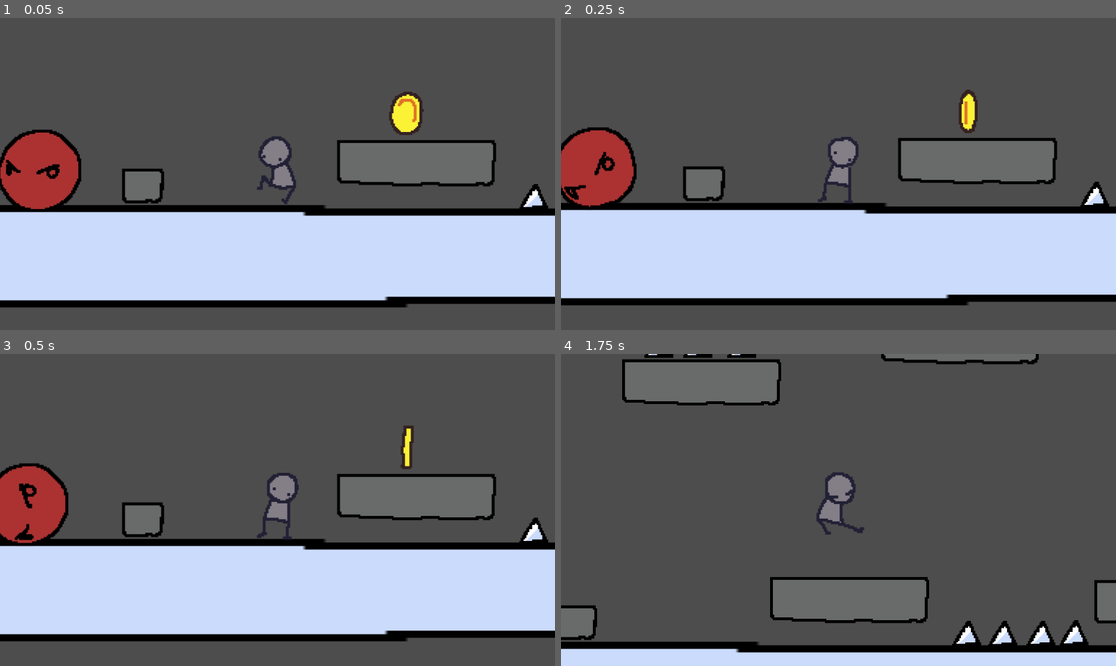
Above: before the commit, frames 1-4 (two rows, left to right).
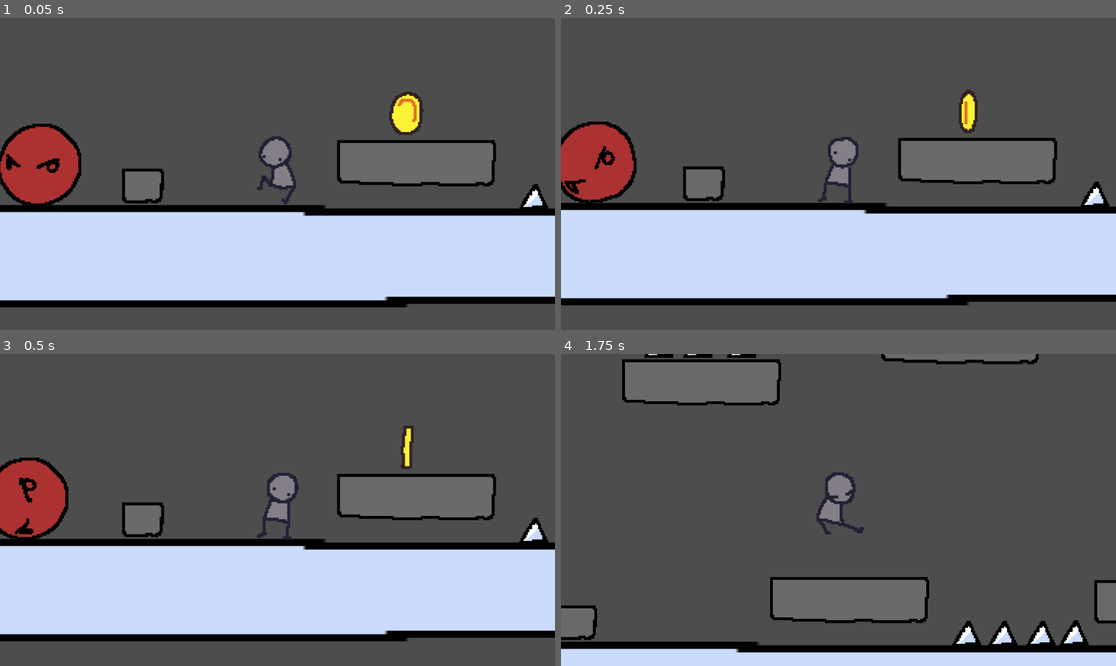
Above: after the commit, the same moments.

Repository: Helia8/platform
Game: Godot game, scene res://scenes/Level/Level1.tscn
Same seed, same stepped clock (60 frames per second), same inputs: the game is played once before the commit and once after it.
Inputs:
- Up to frame 1 (0.05 s): no input
- Up to frame 2 (0.25 s): no input
- Up to frame 3 (0.5 s): no input
- Up to frame 4 (1.75 s): tap Enter (ui_accept) at 0.5, 0.77, 1.52 s; hold Right (ui_right) from 0.53 s (still down)

The runs differ from the first frame. In frame 1, 1.2% of the frame differs, in the area x 0-15%, y 33-62%; in frame 2, 1.1%; in frame 3, 1.0%; in frame 4, nothing differs.

Commit message:
fix: enemy death sprite

Diff:
--- a/scenes/Ennemies/BasicEnnemy.tscn
+++ b/scenes/Ennemies/BasicEnnemy.tscn
@@ -125,7 +125,7 @@
 texture = ExtResource("2_06wfx")
 
 [node name="EnemyAnim" type="AnimatedSprite2D" parent="EnnemyArea" unique_id=1962338253]
-position = Vector2(0, 25)
+position = Vector2(0, 5)
 sprite_frames = SubResource("SpriteFrames_4uoob")
 animation = &"death"
 
--- a/scenes/Level/Level1.tscn
+++ b/scenes/Level/Level1.tscn
@@ -7,6 +7,7 @@
 [ext_resource type="PackedScene" uid="uid://dillxlklk13ia" path="res://scenes/Ennemies/BasicEnnemy.tscn" id="6_7s6sr"]
 [ext_resource type="PackedScene" uid="uid://bfg8snu3sq651" path="res://scenes/Platforms/BasicPlatform.tscn" id="7_4esi6"]
 [ext_resource type="PackedScene" uid="uid://lgtdme4tg6sh" path="res://scenes/Platforms/SquarePlatform.tscn" id="8_s5y6n"]
+[ext_resource type="PackedScene" uid="uid://e0qg8ljkihcb" path="res://scenes/WinFlag.tscn" id="9_rsq5u"]
 [ext_resource type="PackedScene" uid="uid://c65r76r3p4o1" path="res://scenes/Pickups/CoinPickup.tscn" id="10_a7ub4"]
 
 [sub_resource type="RectangleShape2D" id="RectangleShape2D_p0hel"]
@@ -171,3 +172,6 @@
 
 [node name="SquarePlatform16" parent="." unique_id=1847896861 instance=ExtResource("8_s5y6n")]
 position = Vector2(-327, 356)
+
+[node name="WinFlag" parent="." unique_id=1563577584 instance=ExtResource("9_rsq5u")]
+position = Vector2(5640, 155)
Binary file changed: assets/anims/enemies/enemy_ball_death1.png
Binary file changed: assets/anims/enemies/enemy_ball_death10.png
Binary file changed: assets/anims/enemies/enemy_ball_death11.png
Binary file changed: assets/anims/enemies/enemy_ball_death12.png
Binary file changed: assets/anims/enemies/enemy_ball_death13.png
Binary file changed: assets/anims/enemies/enemy_ball_death2.png
Binary file changed: assets/anims/enemies/enemy_ball_death3.png
Binary file changed: assets/anims/enemies/enemy_ball_death4.png
Binary file changed: assets/anims/enemies/enemy_ball_death5.png
Binary file changed: assets/anims/enemies/enemy_ball_death6.png
Binary file changed: assets/anims/enemies/enemy_ball_death7.png
Binary file changed: assets/anims/enemies/enemy_ball_death8.png
(and 1 more such lines)
